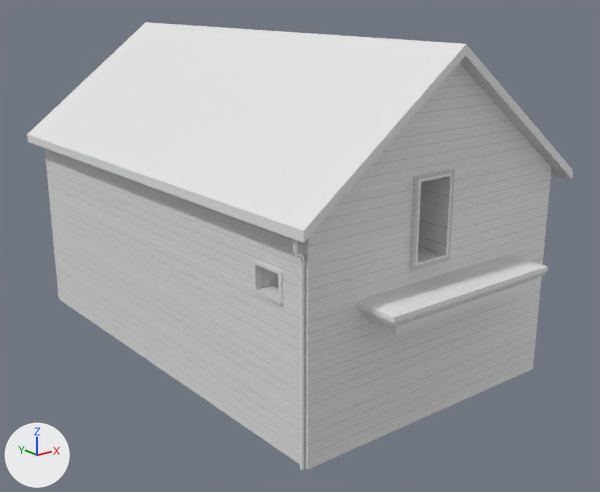
One commit to the Blender file american football/american football.blend: the scene before it, then after it.
Both versions are drawn from a camera (50 mm lens) standing at (-8.24, -10.16, 5.91) and looking at (0.11, 0.28, 1.73). Arrows for +X, +Y and +Z are at lower left; the lights stay in place. The older version comes first.

The scene before the commit, as lines of its bpy script (objects in view):
```python
me_cube_002 = bpy.data.meshes.new('Cube.002')
me_cube_002.from_pydata(...)  # 12 vertices, 9 faces; spans x -2.5..0.0, y -3.22..5.11, z 3.53..5.61
me_cube_004 = bpy.data.meshes.new('Cube.004')
me_cube_004.from_pydata(...)  # 64 vertices, 62 faces; spans x -0.12..0.03, y -0.03..0.03, z 0.04..3.29
me_cube_005 = bpy.data.meshes.new('Cube.005')
me_cube_005.from_pydata(...)  # 24 vertices, 17 faces; spans x -1.28..0.0, y -1.0..1.0, z -7.96..1.91
ob_balcony = bpy.data.objects.new('balcony', me_cube_005)
ob_balcony.location = (0.0, -2.59, 2.06)
ob_balcony.scale = (1.2, 1.0, 0.0336)
_m = ob_balcony.modifiers.new('Mirror', 'MIRROR')
_m.use_clip = True
_m.use_mirror_merge = False
ob_cube = bpy.data.objects.new('Cube', me_cube_004)
ob_cube.location = (-2.39, -2.89, -0.04)
ob_roof = bpy.data.objects.new('roof', me_cube_002)
ob_roof.location = (0.0, 0.0, -0.4)
ob_roof.scale = (1.03, 0.983, 1.0)
_m = ob_roof.modifiers.new('Mirror', 'MIRROR')
# also in view: 'house' at (-0.01, 0.91, 2.54)
```
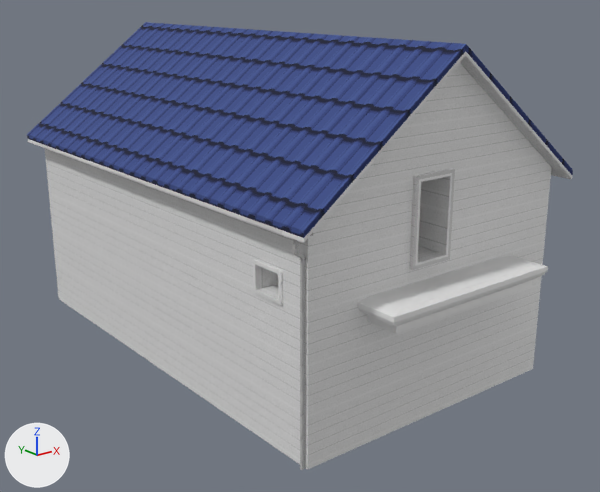
Boxes (x1, y1, x2, y2) around the edits, measured in the pictures (600 x 492 px):
'roof', recoloured, surface changed (white to blue)
    both: (27, 22, 573, 241)
'Cube', recoloured (darker)
    both: (293, 239, 306, 470)

The change, as a list of edits to the scene's bpy script:
```text
Add img_wall_shaded_png:
    img_wall_shaded_png = load_image('wall shaded.png', 'wall shaded.png', 128, 116, 'sRGB')
Add img_roof2_png:
    img_roof2_png = load_image('roof2.png', 'roof2.png', 64, 42, 'sRGB')
Add img_split_png:
    img_split_png = load_image('split.png', 'split.png', 630, 500, 'sRGB')
Add mat_pipe:
    mat_pipe = bpy.data.materials.new('pipe')
    # uses the picture img_wall_shaded_png
Add mat_roof:
    mat_roof = bpy.data.materials.new('roof')
    # uses the picture img_roof2_png
    # uses the picture img_split_png
    # uses the picture img_wall2_png
Change me_cube_002:
    where me_cube_002.from_pydata(...)  # 12 vertices, 9 faces; spans x -2.5..0.0, y -3.22..5.11, z 3.53..5.61
    used by ob_roof; location = (0.0, 0.0, -0.4); scale = (1.03, 0.983, 1.0)
    me_cube_002 part 1: texture (UV) coordinates of 9 of 9 faces, centred in x -2.5..-1.13, y -3.22..5.11, z 3.6..4.73, changed; they spanned u 0.62..0.62, v 0.25..1.0 and now span u -3.59..4.54, v -5.58..6.58
    add me_cube_002.materials.append(mat_roof)
Change me_cube_004:
    where me_cube_004.from_pydata(...)  # 64 vertices, 62 faces; spans x -0.12..0.03, y -0.03..0.03, z 0.04..3.29
    add me_cube_004.materials.append(mat_pipe)
```
